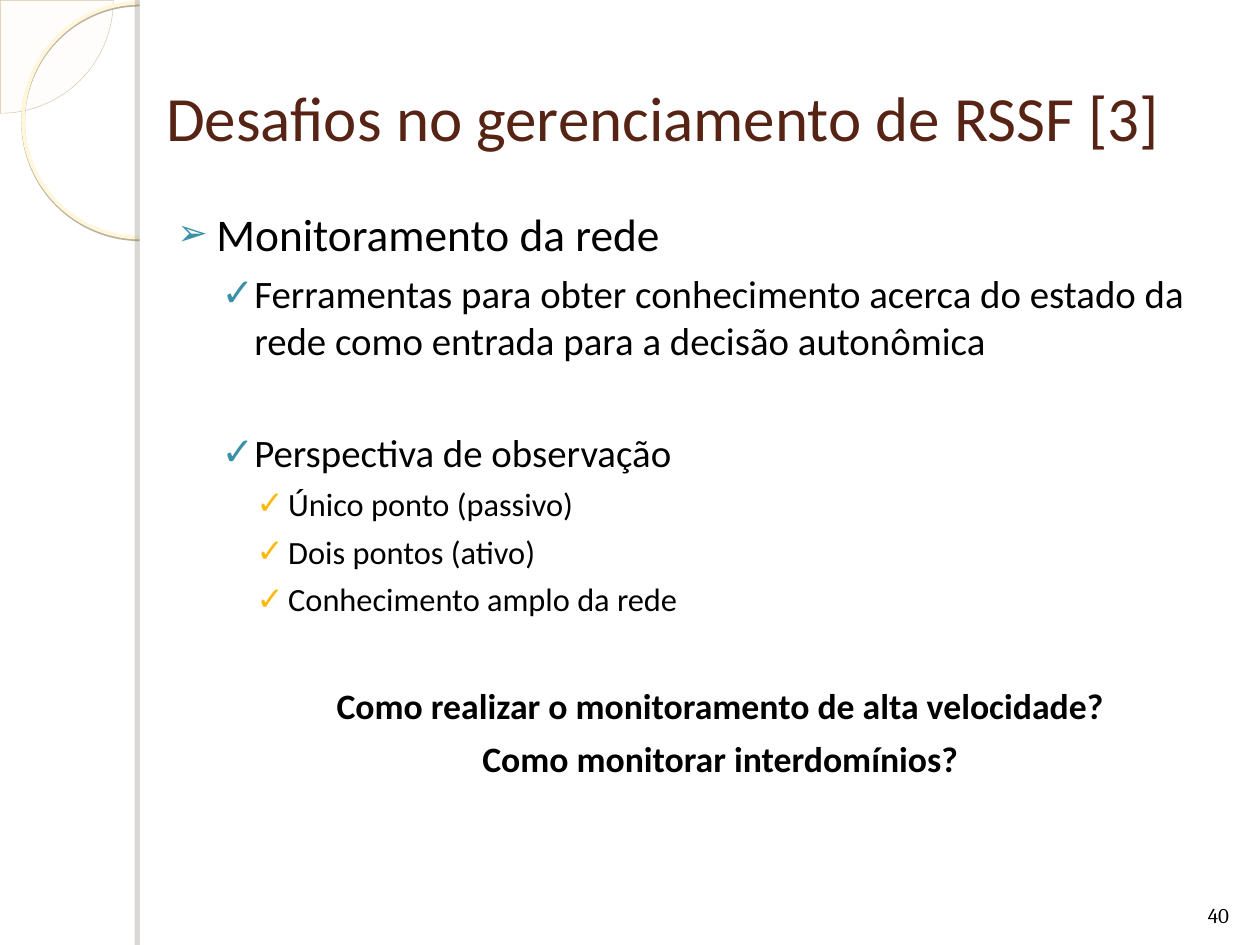
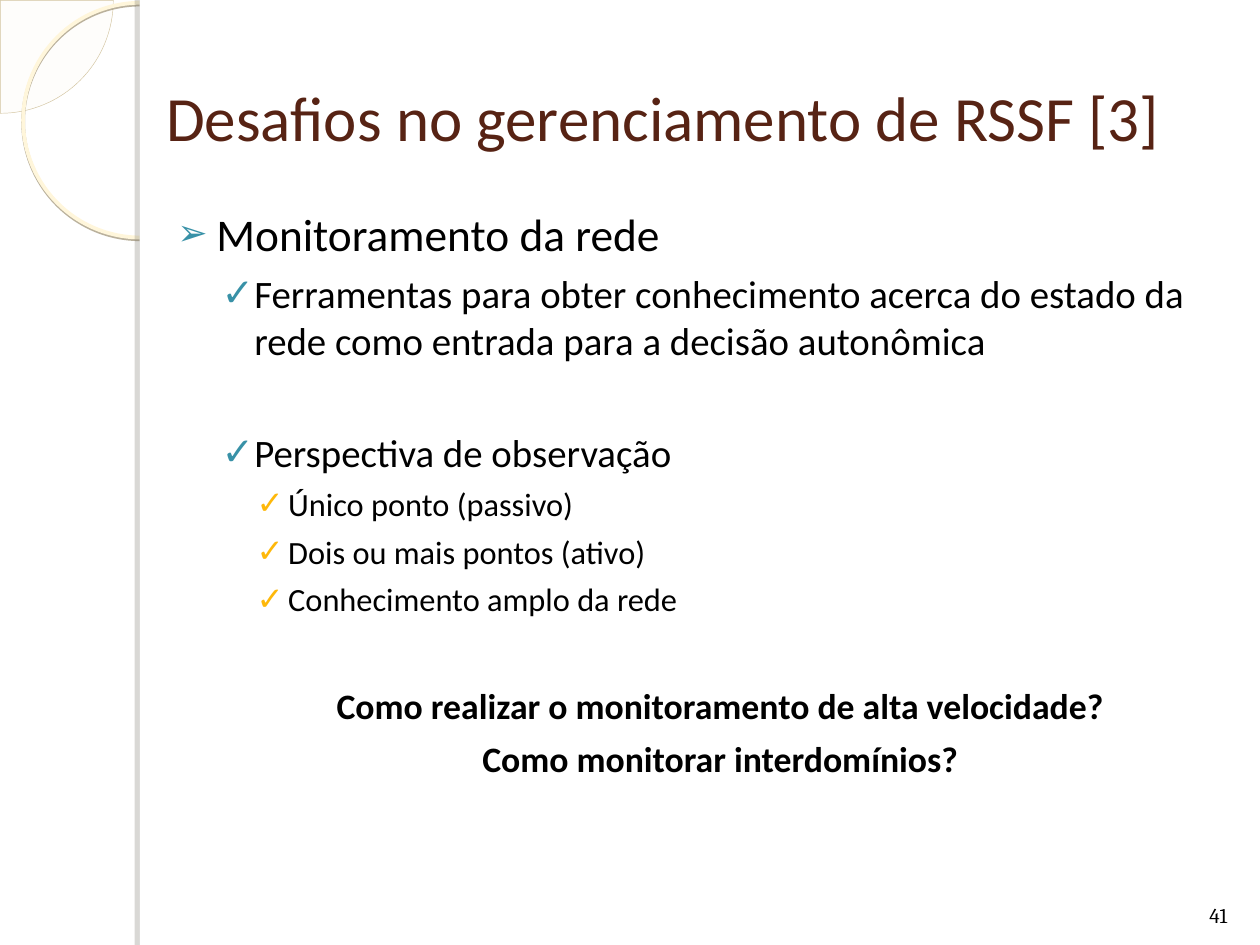
Before and after one commit to humbertogaliza/relatorio-mob655, a slide deck: slide 41 of Apresentação Redes Autonômicas.ppt (slide 40 before the commit). Drawn at 1260x945 pixels with LibreOffice and Linux fonts; fonts in the diff are those of the drawing; background and template pictures are left out. Boxes give left, top, right and bottom in pixels: in the first picture for what was removed or moved away, otherwise in the second. Text is boxed around its words. In the diff, an @@ line names an element or a change of style, - is before the commit and + after.

```diff
--- a/Apresentação Redes Autonômicas.ppt
+++ b/Apresentação Redes Autonômicas.ppt
@@ text at box(288, 540, 645, 570): text changed @@
-    ✓ Dois pontos (ativo)
+    ✓ Dois ou mais pontos (ativo)
@@ page number at box(1209, 909, 1227, 923): text changed @@
-40
+41
```
Also in this commit, not shown: 6 other slides changed, 2 slides added, 1 other file.
